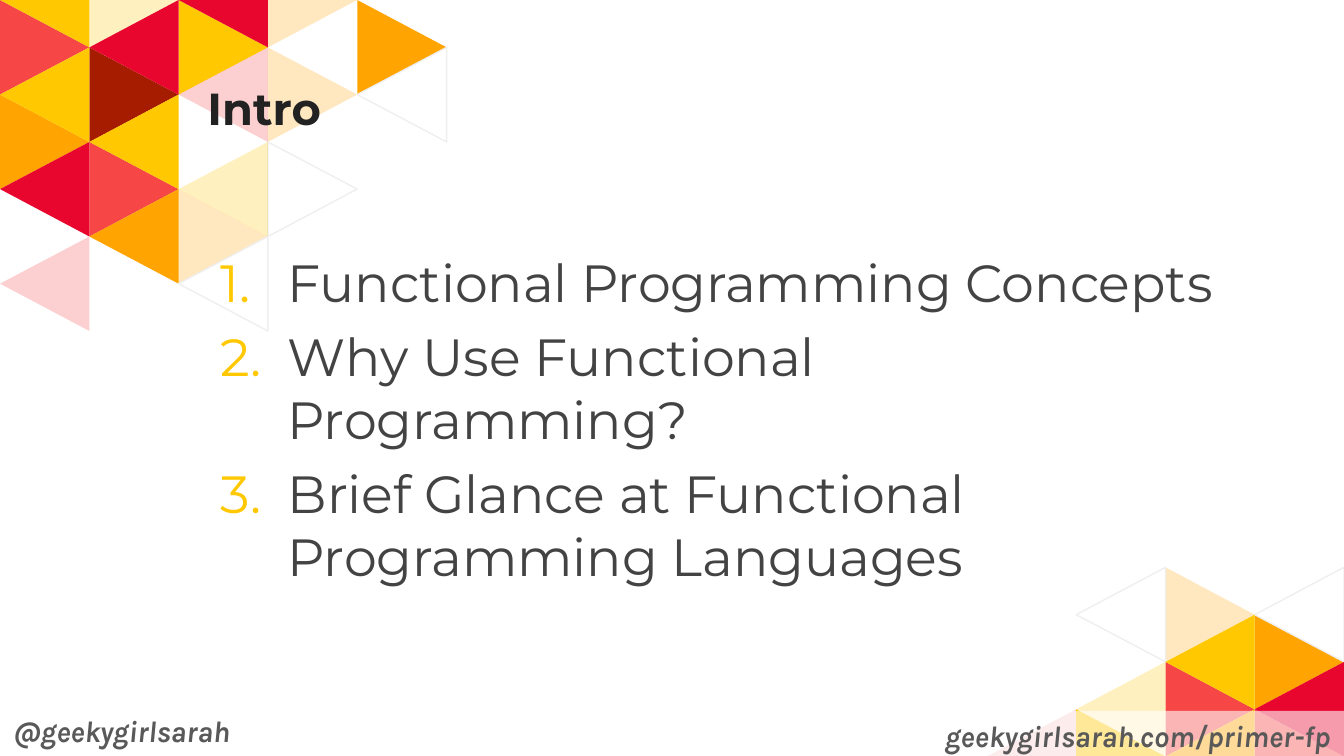
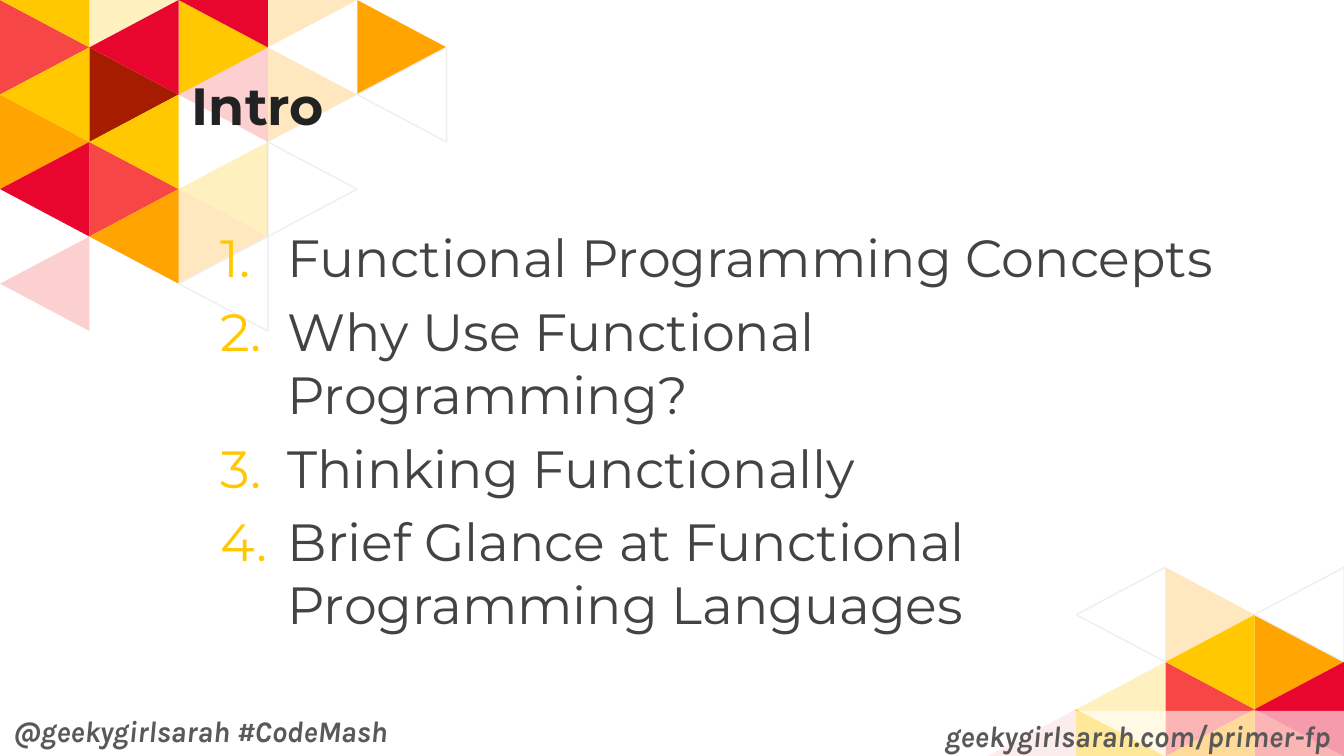
Before and after one commit to geekygirlsarah/talk-a_primer_on_functional_programming, a slide deck: slide 6 of A Primer on Functional Programming.pptx. Drawn at 1344x756 pixels with LibreOffice and Linux fonts; fonts in the diff are those of the drawing. Boxes give left, top, right and bottom in pixels: in the first picture for what was removed or moved away, otherwise in the second. Text is boxed around its words. In the diff, an @@ line names an element or a change of style, - is before the commit and + after.

Commit message:
Update slides from CodeMash 2019

```diff
--- a/A Primer on Functional Programming.pptx
+++ b/A Primer on Functional Programming.pptx
@@ title "Intro": place and size @@
-title "Intro" at [207,93,320,136]
+title "Intro" at [192,74,324,137]
@@ title "Intro" at [192,74,324,137]: size 24 to 28 pt @@
@@ text "Functional Programming Concepts": place and size @@
-text "Functional Programming Concepts" at [288,263,1213,587]
+text "Functional Programming Concepts" at [288,238,1213,635]
@@ text at [288,449,856,499]: paragraph added @@
+3. Thinking Functionally
@@ text at [13,721,388,750]: text changed @@
-@geekygirlsarah
+@geekygirlsarah #CodeMash
```
Also in this commit, not shown: 62 other slides changed, 3 slides added, 1 other file.
